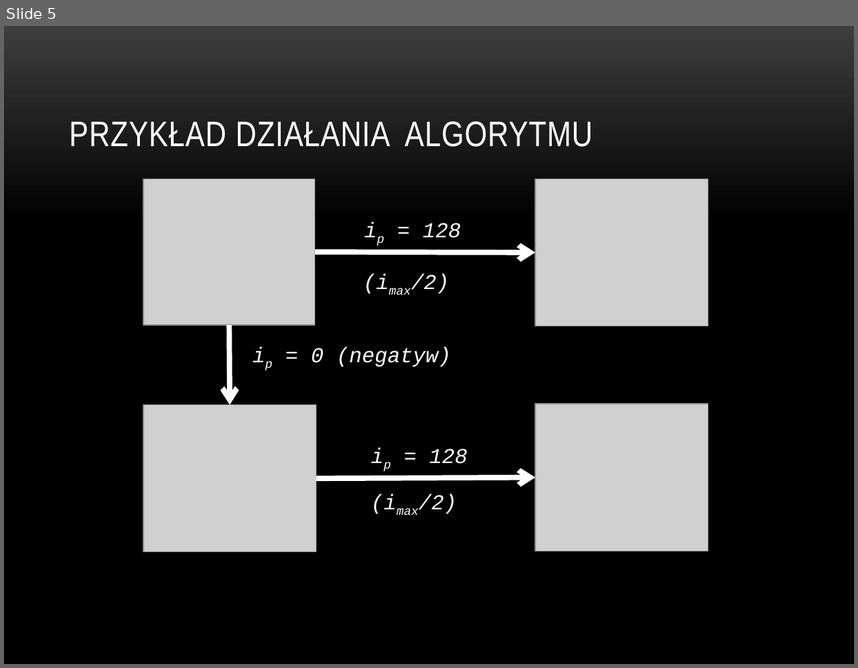
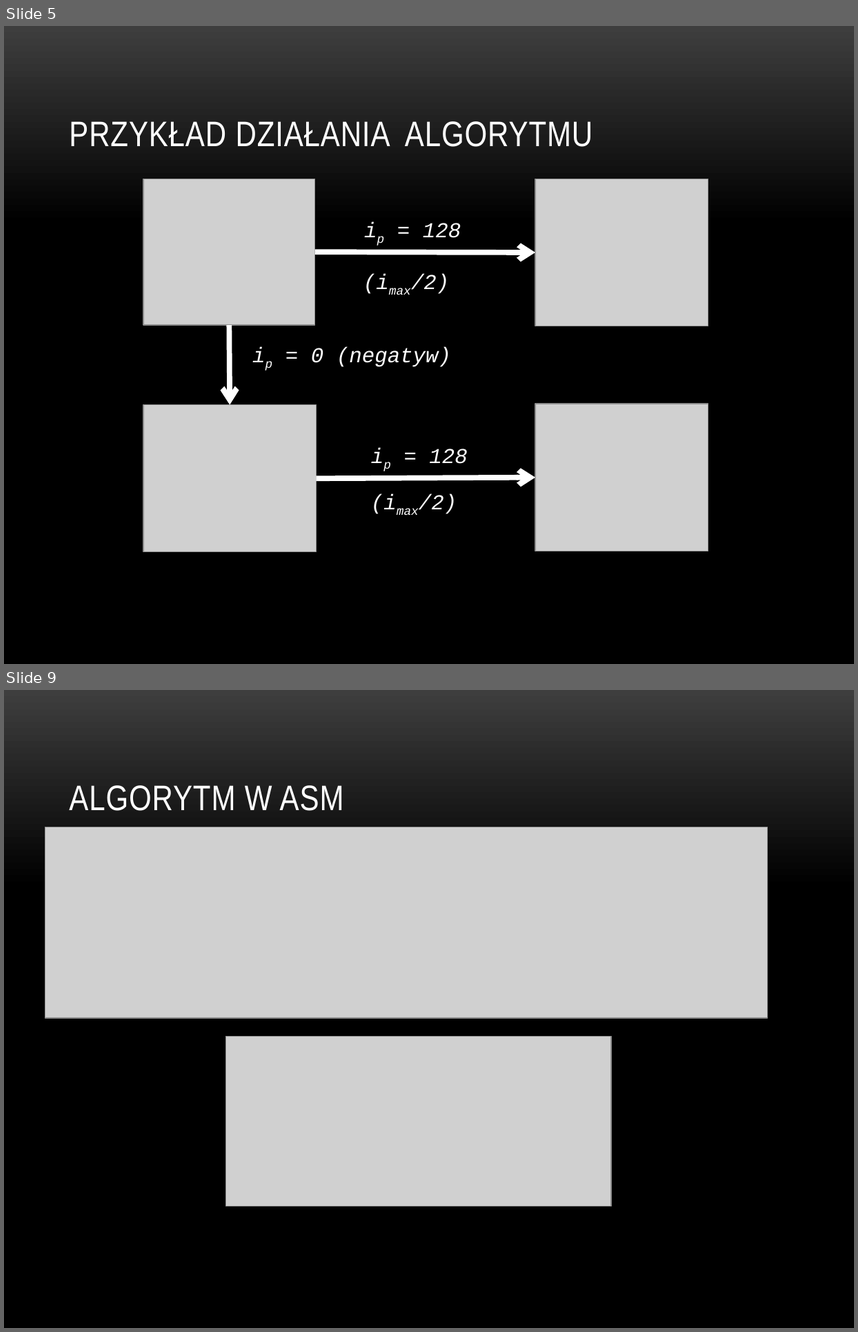
Before and after one commit to BartekBac/home, a slide deck: Algorytm solaryzacji obrazu.pptx. Shown one above the other, each under a label of ours: slide 5 before the commit, slides 5 and 9 after it; the slides between them are not shown. The pictures are 858x668 and 858x1332 pixels, drawn with LibreOffice and Linux fonts; fonts in the diff are those of the drawing; grey boxes stand for pictures; background and template pictures are left out. Boxes give left, top, right and bottom in pixels: in the first picture for what was removed or moved away, otherwise in the second. Text is boxed around its words. In the diff, an @@ line names an element or a change of style, - is before the commit and + after.

```diff
--- a/Algorytm solaryzacji obrazu.pptx
+++ b/Algorytm solaryzacji obrazu.pptx
@@ slide 9 added at <box>4,690,854,1328</box>, background picture (left out) @@
@@ title added at <box>69,785,344,811</box>, 30 pt, text #FFFFFF @@
+ALGORYTM W ASM
@@ picture added at <box>45,827,767,1017</box> @@
@@ picture added at <box>226,1036,611,1205</box> @@
```
Also in this commit, not shown: 7 other slides added, 1 other file.
